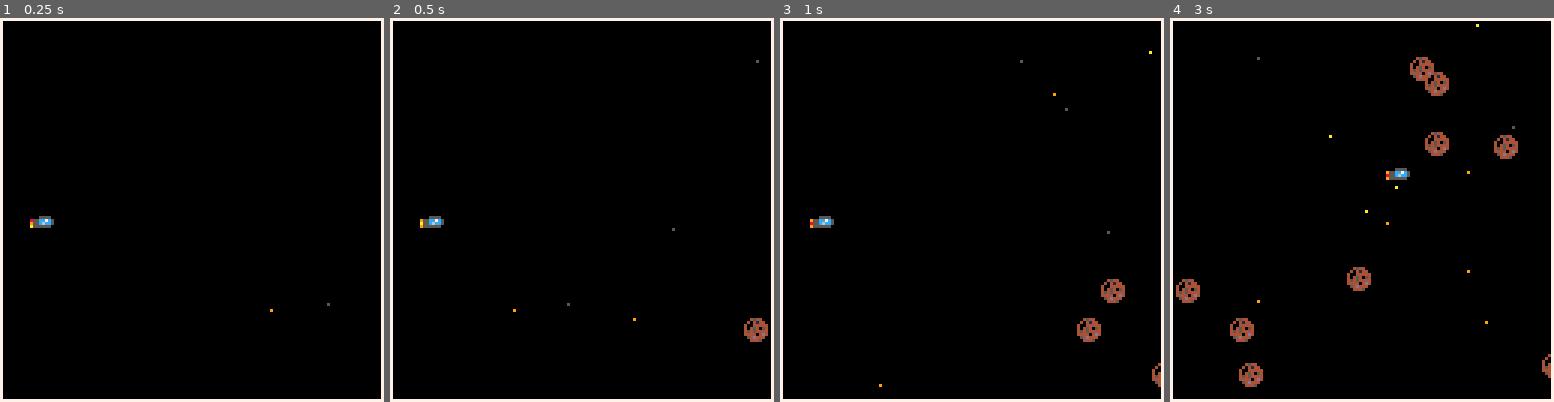
Above: before the commit, frames 1-4 (left to right).
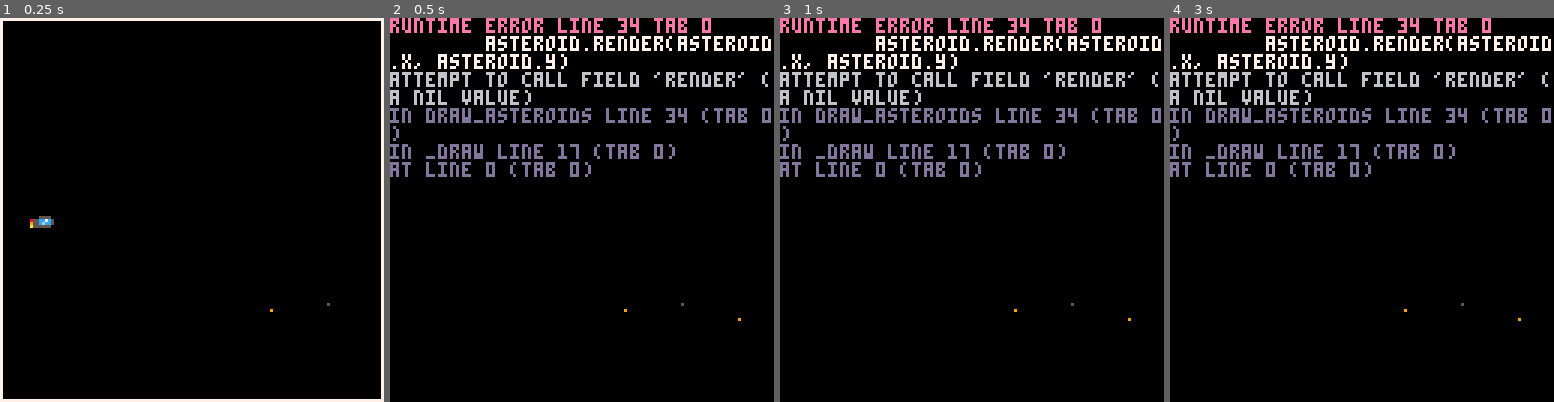
Above: after the commit, the same moments.

Repository: evenbrenden/astrostorm
Game: PICO-8 cartridge astrododge.p8
Two runs of this game, one before a commit and one after it. Both use one fixed random seed, a clock stepped at 60 frames per second and the inputs below.
Inputs:
- Up to frame 1 (0.25 s): no input
- Up to frame 2 (0.5 s): no input
- Up to frame 3 (1 s): no input
- Up to frame 4 (3 s): hold Right 1.6-2.1 s; hold Up 2.15-2.42 s; hold Right from 2.47 s (still down)

Frame 1 is identical in both runs. In frame 2, 12% of the frame differs, in the area x 0-100%, y 0-100%; in frame 3, 12%; in frame 4, 14%.
Error after the commit: runtime error line 34 tab 0; asteroid.render(asteroid.x, asteroid.y); attempt to call field 'render' (a nil value)

Commit message:
Init globals in _init

Diff:
--- a/astrododge.p8
+++ b/astrododge.p8
@@ -34,14 +34,9 @@
 
 function draw_asteroids()
     for asteroid in pairs(asteroids) do
-        spr(16, asteroid.x, asteroid.y)
+        asteroid.render(asteroid.x, asteroid.y)
     end
 end
-
-stars = {}
-asteroids = {}
-ship = { sprite = 0, x = 10, y = 64, w = 8, h = 4 }
-t = 0
 
 function _update()
     t += 1
@@ -169,6 +164,10 @@
 end
 
 function _init()
+    stars = {}
+    asteroids = {}
+    ship = { sprite = 0, x = 10, y = 64, w = 8, h = 4 }
+    t = 0
     music(0)
 end
 __gfx__
